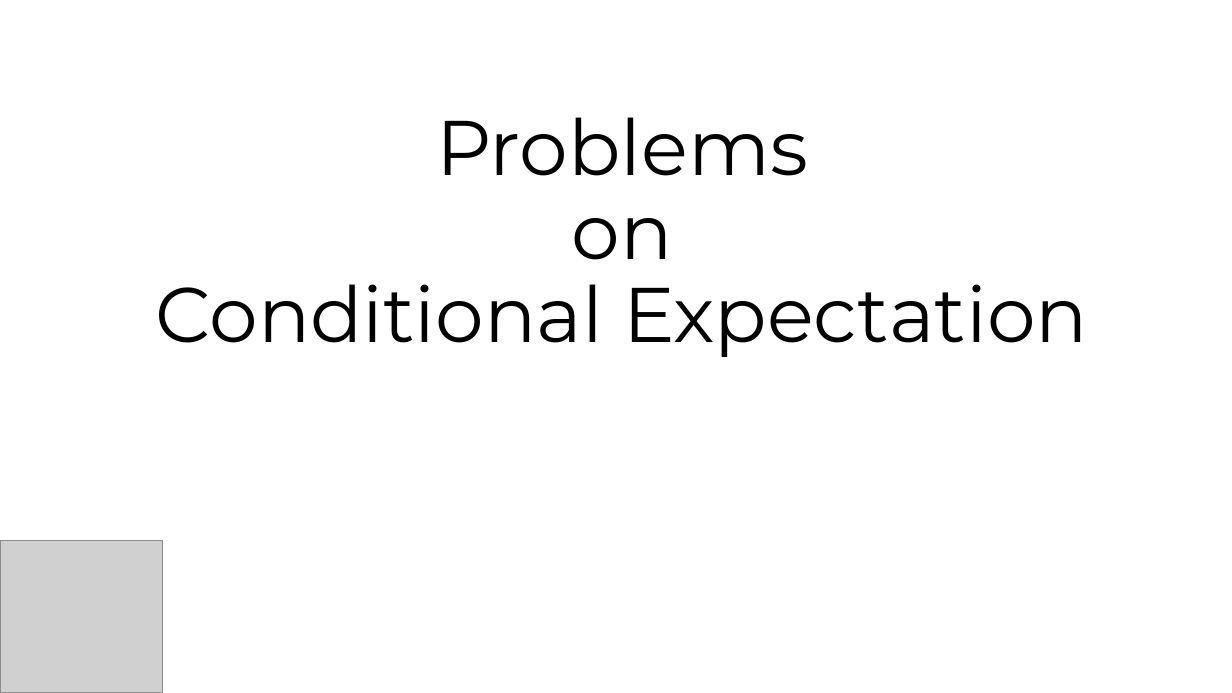
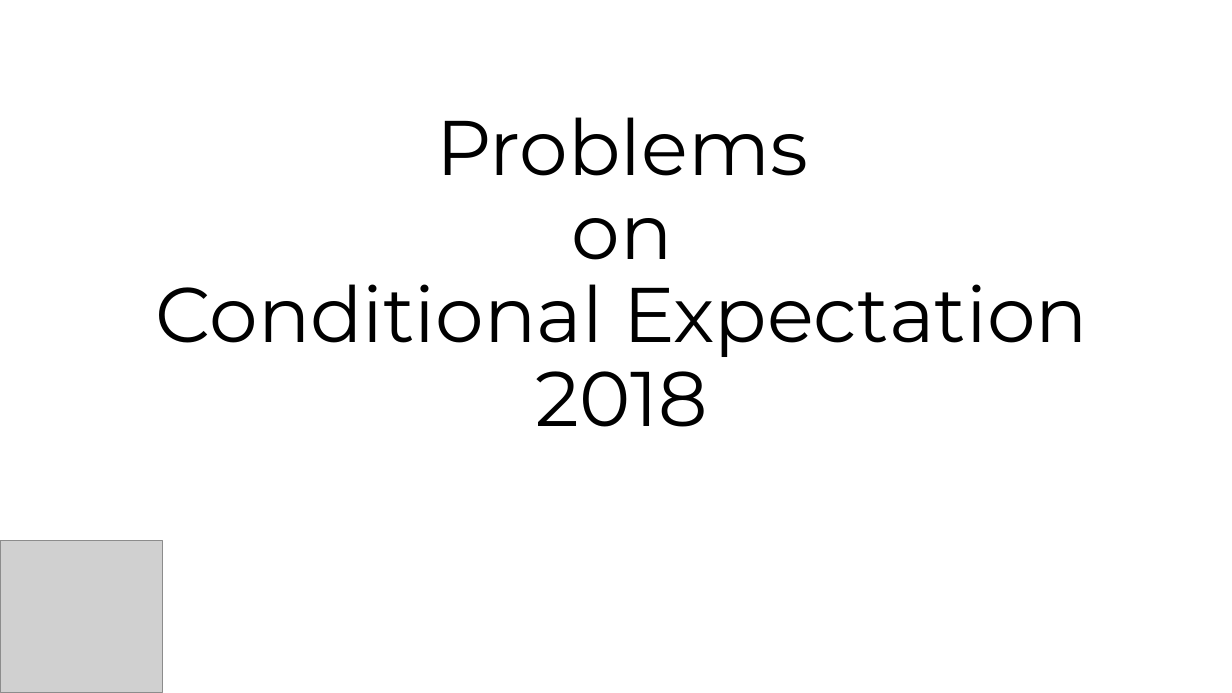
Before and after one commit to jinmang2/probability, a slide deck: slide 1 of 조건부기대값 임용고시 2018.pptx. Drawn at 1232x693 pixels with LibreOffice and Linux fonts; fonts in the diff are those of the drawing; grey boxes stand for pictures. Boxes give left, top, right and bottom in pixels: in the first picture for what was removed or moved away, otherwise in the second. Text is boxed around its words. In the diff, an @@ line names an element or a change of style, - is before the commit and + after.

```diff
--- a/조건부기대값 임용고시 2018.pptx
+++ b/조건부기대값 임용고시 2018.pptx
@@ title at (156, 117, 1088, 427): text changed @@
-Problems
-on
-Conditional Expectation
+Problems
+on
+Conditional Expectation
+2018
```
Also in this commit, not shown: 6 slides added, 4 slides removed.
